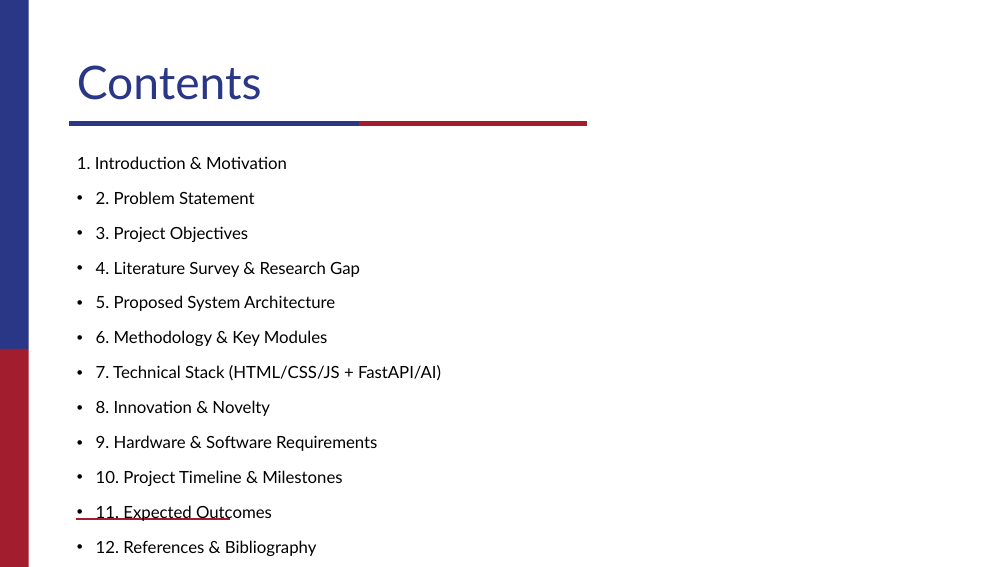
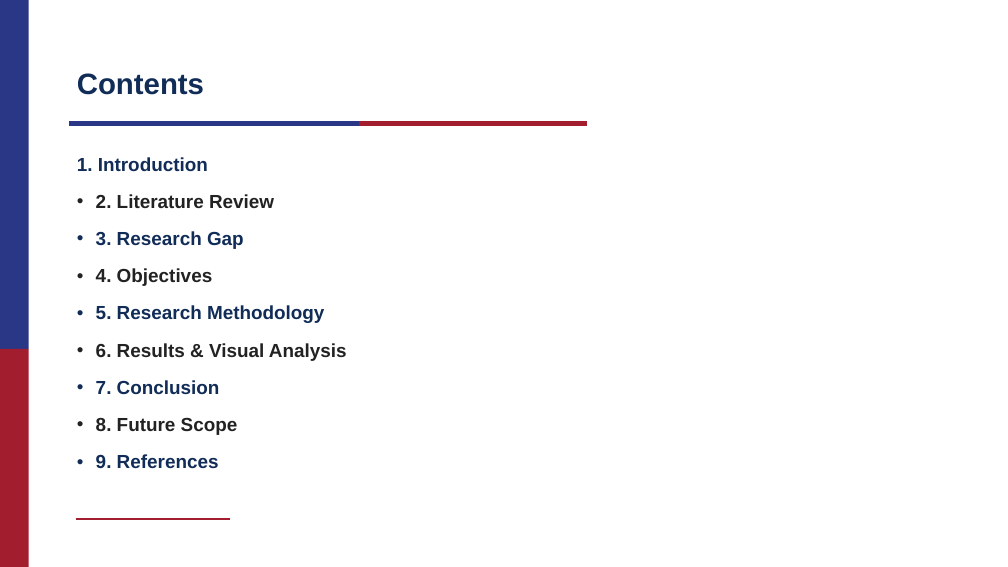
Before and after one commit to Milee-Goyal/DrapeAI, a slide deck: slide 2 of docs/DrapeAI_Synopsis_Presentation.pptx. Drawn at 1008x567 pixels with LibreOffice and Linux fonts; fonts in the diff are those of the drawing; background and template pictures are left out. Boxes give left, top, right and bottom in pixels: in the first picture for what was removed or moved away, otherwise in the second. Text is boxed around its words. In the diff, an @@ line names an element or a change of style, - is before the commit and + after.

Commit message:
Add college-template presentation based on required outline (Introduction, Literature Review, Research Gap, Objectives, Methodology, Results, Conclusion, Future Scope)

```diff
--- a/docs/DrapeAI_Synopsis_Presentation.pptx
+++ b/docs/DrapeAI_Synopsis_Presentation.pptx
@@ title "Contents" at [77,73,204,95]: size 44 to 28 pt, font Lato to Arial, text colour #293786 to #102C57, bold on @@
@@ text at [77,157,347,468]: text changed; size 16 to 18 pt; font Lato to Arial; text colour #000000 to #102C57; bold on @@
-1. Introduction & Motivation
-• 2. Problem Statement
-• 3. Project Objectives
-• 4. Literature Survey & Research Gap
-• 5. Proposed System Architecture
-• 6. Methodology & Key Modules
-• 7. Technical Stack (HTML/CSS/JS + FastAPI/AI)
-• 8. Innovation & Novelty
-• 9. Hardware & Software Requirements
-• 10. Project Timeline & Milestones
-• 11. Expected Outcomes
-• 12. References & Bibliography
+1. Introduction
+• 2. Literature Review
+• 3. Research Gap
+• 4. Objectives
+• 5. Research Methodology
+• 6. Results & Visual Analysis
+• 7. Conclusion
+• 8. Future Scope
+• 9. References
```
Also in this commit, not shown: 6 other slides changed, 6 slides added, 8 slides removed, 2 other files.
